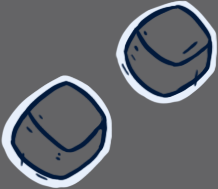
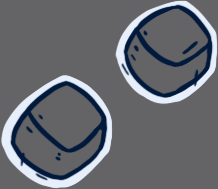
Layered file, before and after one edit (w=218, h=189). Changes by layer:
added layer "action keys" (1st of 2) above "action keys" over (1, 0, 218, 189)
